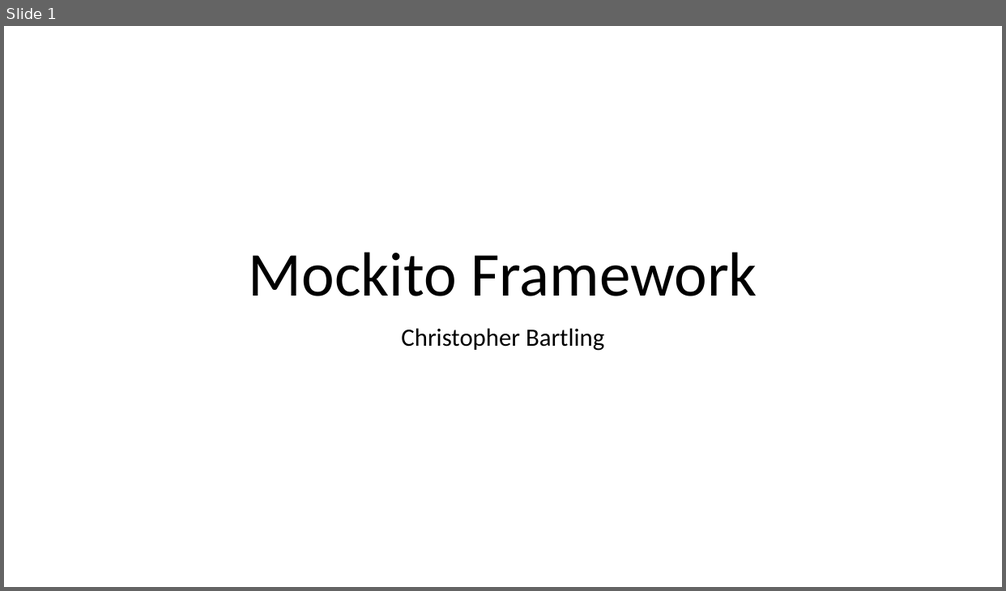
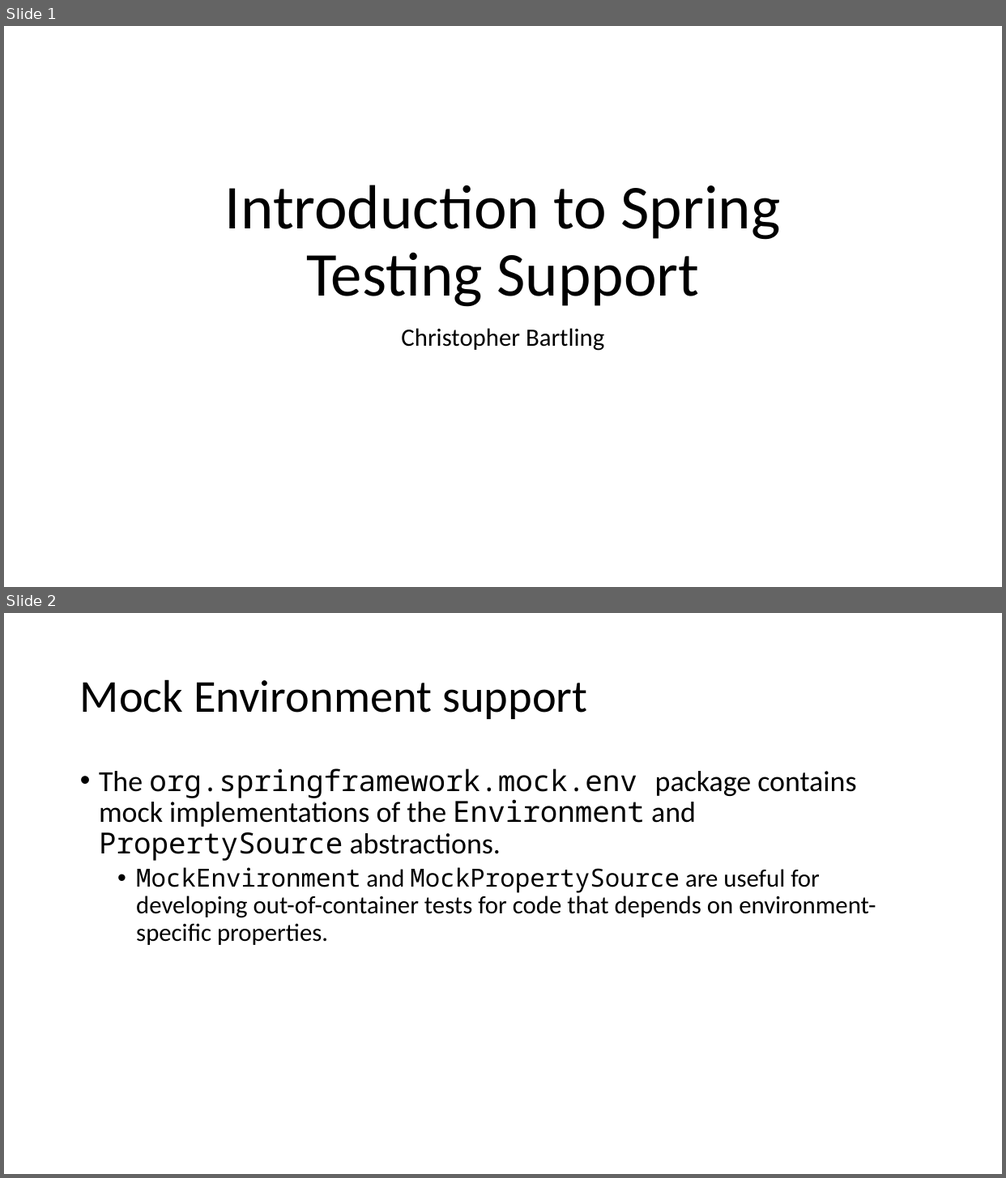
Before and after one commit to cebartling/test-driven, a slide deck: presentations/Introduction to Spring Framework Testing.pptx. Shown one above the other, each under a label of ours: slide 1 before the commit, slides 1 and 2 after it. The pictures are 1006x591 and 1006x1178 pixels, drawn with LibreOffice and Linux fonts; fonts in the diff are those of the drawing. Boxes give left, top, right and bottom in pixels: in the first picture for what was removed or moved away, otherwise in the second. Text is boxed around its words. In the diff, an @@ line names an element or a change of style, - is before the commit and + after.

Commit message:
Introduction to Spring Testing Support

```diff
--- a/presentations/Introduction to Spring Framework Testing.pptx
+++ b/presentations/Introduction to Spring Framework Testing.pptx
@@ slide 2 added at (4,613,1002,1174), background #FFFFFF @@
@@ title added at (80,679,587,719), 44 pt, text #000000 @@
+Mock Environment support
@@ text added at (99,769,876,945), 24 pt, text #000000 @@
+• The org.springframework.mock.env package contains mock implementations of the Environment and PropertySource abstractions.
+  • MockEnvironment and MockPropertySource are useful for developing out-of-container tests for code that depends on environment-specific properties.
@@ slide 1 changed as well @@
@@ title at (225,185,781,307): text changed @@
-Mockito Framework
+Introduction to Spring Testing Support
```
Also in this commit, not shown: 3 other slides added, 4 slides removed.
